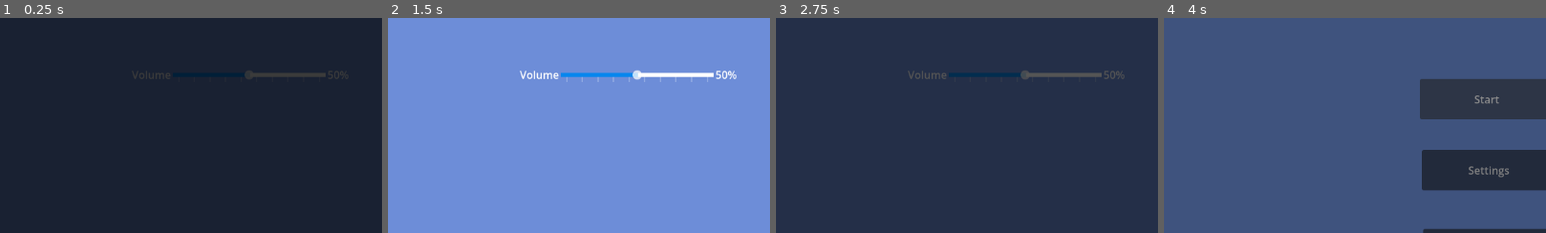
Above: before the commit, frames 1-4 (left to right).
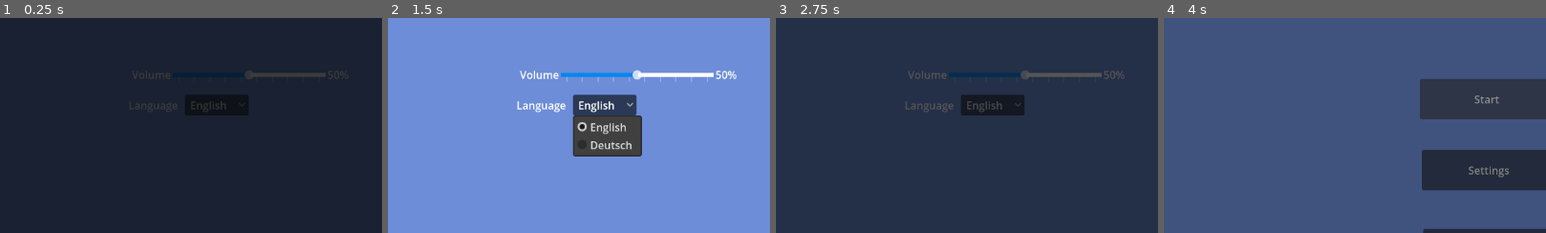
Above: after the commit, the same moments.

Repository: Nils1024/restock
Game: Godot game, scene res://assets/scenes/menus/settings_menu.tscn
The game is run twice, just before and just after one commit, with the same random seed, the same clock (stepped at 60 frames per second) and the same inputs. This scene is started directly instead of the project's main scene.
Inputs (mouse positions are % of the whole screen's width and height, from its top left):
- Up to frame 1 (0.25 s): no input
- Up to frame 2 (1.5 s): click (33, 36) at 0.5 s, where only the run after the commit has a clickable "English"; tap Enter at 1.25 s; hold Right from 1.28 s (still down); tap Alt at 1.35 s
- Up to frame 3 (2.75 s): release Right at 2 s; click "Back" at 2 s
- Up to frame 4 (4 s): hold Down 2.78-3.5 s; tap Shift at 2.85 s; click "Start" at 3.5 s
The pictures show only the part of the screen within x 5-55%, y 16-66%; the shares and areas given below are measured in that part.

The runs differ from the first frame. In frame 1, 1.4% of the frame differs, in the area x 34-65%, y 36-46%; in frame 2, 5.4%, in the area x 33-67%, y 35-65%; in frame 3, 1.6%; in frame 4, nothing differs.

Commit message:
Experimented with localization and autoload singletons

Diff:
--- /dev/null
+++ b/assets/localization/game.csv
@@ -0,0 +1,2 @@
+,en,de
+PLAY,Play,Spielen
--- a/assets/scenes/menus/settings_menu.tscn
+++ b/assets/scenes/menus/settings_menu.tscn
@@ -15,10 +15,10 @@
 script = ExtResource("1_uh62s")
 
 [node name="ColorRect" type="ColorRect" parent="." unique_id=1474096538]
-offset_left = -119.0
-offset_top = -81.0
-offset_right = 1294.0
-offset_bottom = 759.0
+offset_left = -129.0
+offset_top = -82.0
+offset_right = 1284.0
+offset_bottom = 758.0
 color = Color(0.4267365, 0.55399954, 0.84646714, 1)
 
 [node name="Control" type="Control" parent="." unique_id=1990739797]
@@ -66,6 +66,27 @@
 offset_bottom = 64.0
 text = "Back"
 
+[node name="HBoxContainer2" type="HBoxContainer" parent="Control" unique_id=1012926000]
+layout_mode = 0
+offset_left = 250.0
+offset_top = 218.0
+offset_right = 431.0
+offset_bottom = 249.0
+theme_override_constants/separation = 10
+
+[node name="Language" type="Label" parent="Control/HBoxContainer2" unique_id=710004086]
+layout_mode = 2
+text = "Language"
+
+[node name="LanguageOptionButton" type="OptionButton" parent="Control/HBoxContainer2" unique_id=171493769]
+layout_mode = 2
+selected = 0
+item_count = 2
+popup/item_0/text = "English"
+popup/item_0/id = 0
+popup/item_1/text = "Deutsch"
+popup/item_1/id = 1
+
 [node name="FadeTransition" parent="." unique_id=1419722656 instance=ExtResource("1_0yaug")]
 visible = false
 
@@ -73,4 +94,5 @@
 
 [connection signal="value_changed" from="Control/HBoxContainer/VolumeSlider" to="." method="_on_volume_slider_value_changed"]
 [connection signal="pressed" from="Control/Back" to="." method="_on_button_pressed"]
+[connection signal="item_selected" from="Control/HBoxContainer2/LanguageOptionButton" to="." method="_on_language_option_button_item_selected"]
 [connection signal="timeout" from="FadeTransition/Timer" to="." method="_on_timer_timeout"]
--- /dev/null
+++ b/assets/scripts/common/Const.gd
@@ -0,0 +1,11 @@
+extends Node
+
+
+# Called when the node enters the scene tree for the first time.
+func _ready() -> void:
+	pass # Replace with function body.
+
+
+# Called every frame. 'delta' is the elapsed time since the previous frame.
+func _process(delta: float) -> void:
+	pass
--- /dev/null
+++ b/assets/scripts/services/LocalizationService.gd
@@ -0,0 +1,36 @@
+extends Node
+
+signal language_changed
+
+var supported = ["en", "de"]
+var current_language = "en"
+
+func _ready() -> void:
+	load_language()
+
+func load_language():
+	var config = ConfigFile.new()
+	config.load("user://settings.cfg")
+
+	var lang = config.get_value("settings", "language", "")
+
+	if lang == "" or not lang in supported:
+		lang = OS.get_locale().substr(0, 2)
+
+	if not lang in supported:
+		lang = "en"
+
+	set_language(lang)
+
+func set_language(lang: String):
+	current_language = lang
+	TranslationServer.set_locale(current_language)
+
+	save_language(lang)
+	emit_signal("language_changed")
+
+func save_language(lang: String):
+	var config = ConfigFile.new()
+	config.load("user://settings.cfg")
+	config.set_value("settings", "language", lang)
+	config.save("user://settings.cfg")
--- a/assets/scripts/settings_menu.gd
+++ b/assets/scripts/settings_menu.gd
@@ -23,3 +23,11 @@
 
 func _on_volume_slider_value_changed(value: float) -> void:
 	$Control/HBoxContainer/VolumePercentage.text = str(roundf(value)).replace(".0", "%")
+
+
+func _on_language_option_button_item_selected(index: int) -> void:
+	match index:
+		0:
+			LocalizationService.set_language("en")
+		1:
+			LocalizationService.set_language("de")
--- a/project.godot
+++ b/project.godot
@@ -15,6 +15,11 @@
 config/features=PackedStringArray("4.6", "Mobile")
 config/icon="res://icon.svg"
 
+[autoload]
+
+LocalizationService="*uid://b6npd7cd5hqrq"
+Const="*uid://dxvugxni0x6mo"
+
 [display]
 
 window/stretch/mode="viewport"
@@ -22,6 +27,10 @@
 [editor_plugins]
 
 enabled=PackedStringArray("res://addons/godot_super-wakatime/plugin.cfg")
+
+[internationalization]
+
+locale/translations=PackedStringArray("res://assets/localization/game.de.translation", "res://assets/localization/game.en.translation")
 
 [physics]
 
Not shown, added: assets/localization/game.csv.import
Not shown, added: assets/scripts/common/Const.gd.uid
Not shown, added: assets/scripts/services/LocalizationService.gd.uid
